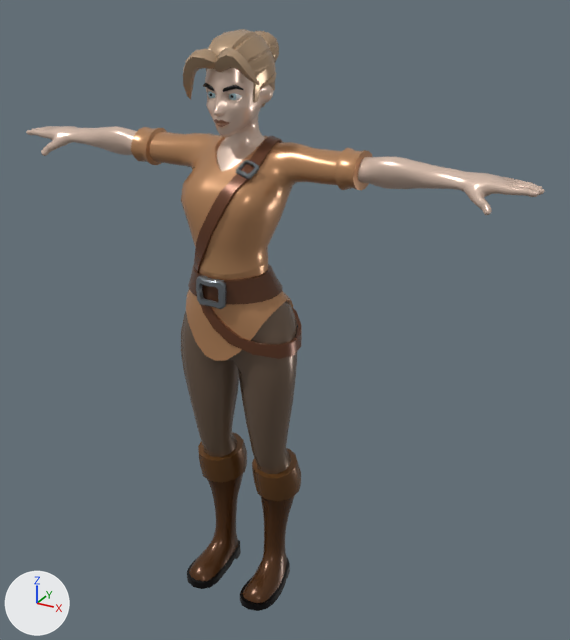
The glTF model public/avatar/models/outfits/base/sm_female_base_boots.glb: old version first, new version second.
Both versions are drawn from a 50 mm lens placed at (1.248, -1.966, 2.03), pointed at (0.111, 0.103, 0.995). Arrows for +X, +Y and +Z are at lower left; the lights stay in place. The first picture is the older version. Where no turn or scale is listed for an object, it has been applied to the vertices.

The first picture shows 'SM_Female_Base_Arms', 'SM_Female_Base_Body', 'SM_Female_Base_Boots', 'SM_Female_Base_Legs', 'SM_Female_Body_Face_01', 'SM_Female_Hair_01'.
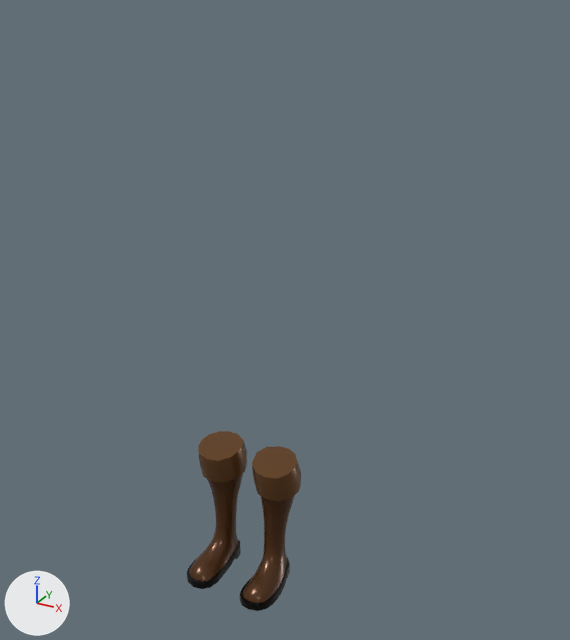
Boxes (x1, y1, x2, y2) around the edits, measured in the pictures (570 x 640 px):
'SM_Female_Base_Body', no longer drawn (brown)
    before: (131, 127, 373, 309)
'SM_Female_Base_Legs', no longer drawn (brown)
    before: (181, 290, 302, 474)
'SM_Female_Base_Arms', no longer drawn
    before: (26, 126, 545, 215)
'SM_Female_Body_Face_01', no longer drawn (brown)
    before: (203, 68, 274, 172)
    faces in mat_m_skin: (205, 68, 274, 172)
'SM_Female_Hair_01', no longer drawn (brown)
    before: (183, 29, 279, 108)

Diff of the bpy script that builds the scene:
```diff
--- a/public/avatar/models/outfits/base/sm_female_base_boots.glb.py
+++ b/public/avatar/models/outfits/base/sm_female_base_boots.glb.py
@@ ob_sm_female_base_arms @@
-ob_sm_female_base_arms = bpy.data.objects.new('SM_Female_Base_Arms', me_sm_female_base_arms)
+ob_sm_female_base_arms = bpy.data.objects.new('SM_Female_Base_Arms', None)
+ob_sm_female_base_arms.parent = ob_rootnode
 ob_sm_female_base_arms.location = (0.0, 0.0, 0.0)
@@ ob_sm_female_base_body @@
-ob_sm_female_base_body = bpy.data.objects.new('SM_Female_Base_Body', me_sm_female_base_body)
+ob_sm_female_base_body = bpy.data.objects.new('SM_Female_Base_Body', None)
+ob_sm_female_base_body.parent = ob_rootnode
 ob_sm_female_base_body.location = (0.0, 0.0, 0.0)
@@ ob_sm_female_base_legs @@
-ob_sm_female_base_legs = bpy.data.objects.new('SM_Female_Base_Legs', me_sm_female_base_legs)
+ob_sm_female_base_legs = bpy.data.objects.new('SM_Female_Base_Legs', None)
+ob_sm_female_base_legs.parent = ob_rootnode
 ob_sm_female_base_legs.location = (0.0, 0.0, 0.0)
@@ ob_sm_female_body_face_01 @@
-ob_sm_female_body_face_01 = bpy.data.objects.new('SM_Female_Body_Face_01', me_sm_female_body_face_01)
+ob_sm_female_body_face_01 = bpy.data.objects.new('SM_Female_Body_Face_01', None)
+ob_sm_female_body_face_01.parent = ob_rootnode
 ob_sm_female_body_face_01.location = (0.0, 0.0, 0.0)
@@ ob_sm_female_hair_01 @@
-ob_sm_female_hair_01 = bpy.data.objects.new('SM_Female_Hair_01', me_sm_female_hair_01)
+ob_sm_female_hair_01 = bpy.data.objects.new('SM_Female_Hair_01', None)
+ob_sm_female_hair_01.parent = ob_rootnode
 ob_sm_female_hair_01.location = (0.0, 0.0, 0.0)
```
